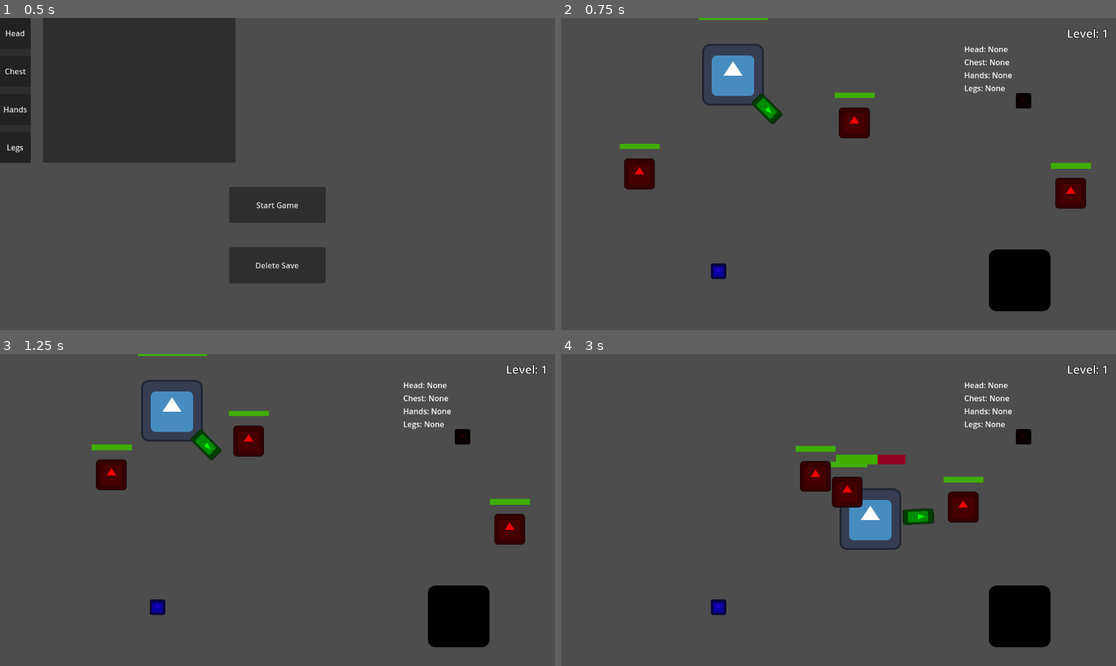
Above: before the commit, frames 1-4 (two rows, left to right).
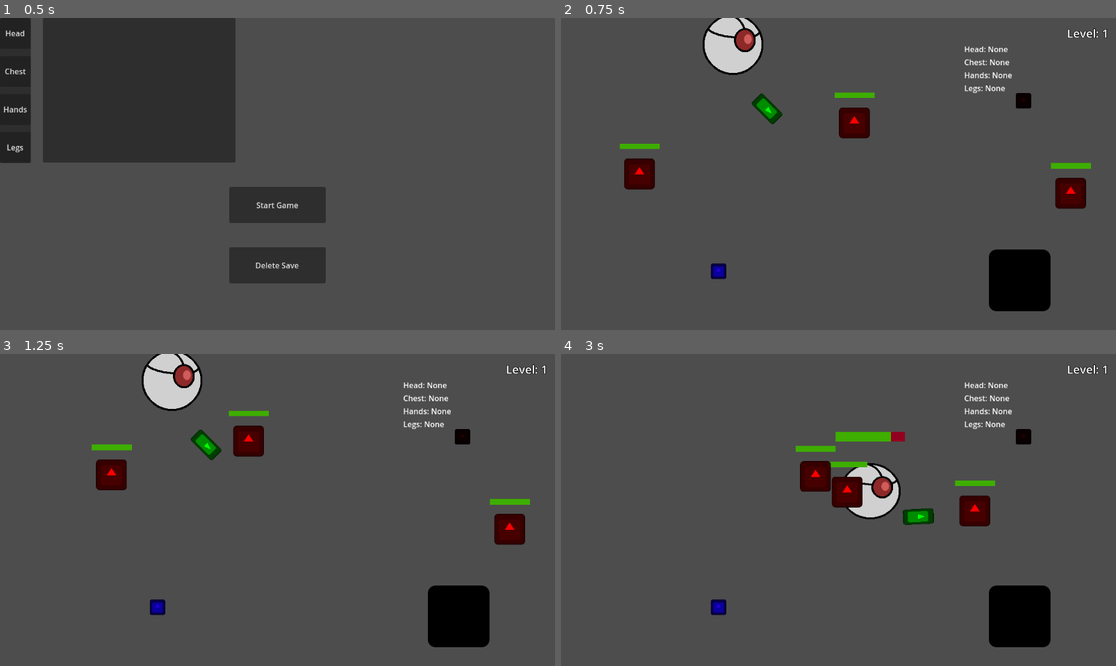
Above: after the commit, the same moments.

Repository: TRushton95/Aberration
Game: Godot game, scene res://app.tscn
Two runs of this game, one before a commit and one after it. Both use one fixed random seed, a clock stepped at 60 frames per second and the inputs below. The engine's default icon, where the game draws it, is replaced by a stand-in: a white triangle on a blue panel in a dark square.
Inputs:
- Up to frame 1 (0.5 s): no input
- Up to frame 2 (0.75 s): click "Start Game" at 0.5 s
- Up to frame 3 (1.25 s): no input
- Up to frame 4 (3 s): tap Enter (attack) at 1.25, 1.35, 2.1, 2.85 s; hold D (move_right) 1.28-2.03 s; hold S (move_down) 2.03-2.78 s; hold D (move_right) from 2.78 s (still down)

Frame 1 is identical in both runs. In frame 2, 2.4% of the frame differs, in the area x 24-38%, y 0-29%; in frame 3, 2.4%; in frame 4, 3.4%, in the area x 49-79%, y 24-63%.

Commit message:
Add player sprite

Diff:
--- a/src/game/entities/player/player.gd
+++ b/src/game/entities/player/player.gd
@@ -6,6 +6,8 @@
 
 @export var _direction_component : DirectionComponent
 
+@onready var _anim_player : AnimationPlayer = $AnimationPlayer
+@onready var _sprite : Sprite2D = $Sprite2D
 @onready var _orb_container : Node = $OrbContainer
 @onready var _weapon : Weapon = $Sword
 
@@ -15,6 +17,8 @@
 	Enums.OrbSlot.HEAD: null,
 	Enums.OrbSlot.HANDS: null
 }
+
+var _prev_direction : Enums.Direction = Enums.Direction.DOWN
 
 
 func _on_health_vital_empty() -> void:
@@ -46,6 +50,11 @@
 	velocity = Vector2(x_movement, y_movement).normalized() * _move_speed
 	move_and_slide()
 
+	if velocity != Vector2.ZERO:
+		_anim_player.play("walking")
+	else:
+		_anim_player.play("RESET")
+
 
 func set_loadout(loadout: Loadout) -> void:
 	var head_orb : Orb = OrbFactory.build(loadout.head_orb)
@@ -64,7 +73,10 @@
 
 
 func _on_direction_component_direction_changed(direction: Enums.Direction) -> void:
-	pass # Replace with function body.
+	if direction == Enums.Direction.LEFT:
+		_sprite.flip_h = true
+	elif direction == Enums.Direction.RIGHT:
+		_sprite.flip_h = false
 
 
 func set_orb_slot(slot: Enums.OrbSlot, new_orb: Orb) -> void:
--- a/src/game/entities/player/player.tscn
+++ b/src/game/entities/player/player.tscn
@@ -1,17 +1,55 @@
-[gd_scene load_steps=9 format=3 uid="uid://bee8iw7q7gjo7"]
+[gd_scene load_steps=12 format=3 uid="uid://bee8iw7q7gjo7"]
 
 [ext_resource type="Script" uid="uid://no8lrb1ai6n8" path="res://game/entities/player/player.gd" id="1_gqtae"]
-[ext_resource type="Texture2D" uid="uid://4dlsvhsi0ihf" path="res://icon.svg" id="2_x4rrl"]
+[ext_resource type="Texture2D" uid="uid://cic6pdluk24em" path="res://game/entities/player/player.png" id="2_v0nmi"]
 [ext_resource type="PackedScene" uid="uid://cdljd7oi2oo3d" path="res://game/entities/weapons/sword/sword.tscn" id="3_x4rrl"]
 [ext_resource type="PackedScene" uid="uid://1xiwrwtqv3y7" path="res://game/entities/components/health_vital/health_vital.tscn" id="4_cjfdk"]
 [ext_resource type="PackedScene" uid="uid://d0l121p6rnfsl" path="res://game/entities/components/direction_component/direction_component.tscn" id="5_oic1i"]
 [ext_resource type="PackedScene" uid="uid://dq82d7qj7s3hy" path="res://game/entities/components/health_bar/health_bar.tscn" id="6_v0nmi"]
 
-[sub_resource type="RectangleShape2D" id="RectangleShape2D_cjfdk"]
-size = Vector2(112, 112)
+[sub_resource type="RectangleShape2D" id="RectangleShape2D_dhej3"]
+size = Vector2(80, 25)
 
 [sub_resource type="RectangleShape2D" id="RectangleShape2D_v0nmi"]
-size = Vector2(144, 144)
+size = Vector2(100, 50)
+
+[sub_resource type="Animation" id="Animation_v0nmi"]
+resource_name = "walking"
+length = 0.5
+step = 0.05
+tracks/0/type = "value"
+tracks/0/imported = false
+tracks/0/enabled = true
+tracks/0/path = NodePath("Sprite2D:scale")
+tracks/0/interp = 1
+tracks/0/loop_wrap = true
+tracks/0/keys = {
+"times": PackedFloat32Array(0, 0.25, 0.5),
+"transitions": PackedFloat32Array(1, 1, 1),
+"update": 0,
+"values": [Vector2(1, 1), Vector2(1, 0.85), Vector2(1, 1)]
+}
+
+[sub_resource type="Animation" id="Animation_dhej3"]
+length = 0.001
+tracks/0/type = "value"
+tracks/0/imported = false
+tracks/0/enabled = true
+tracks/0/path = NodePath("Sprite2D:scale")
+tracks/0/interp = 1
+tracks/0/loop_wrap = true
+tracks/0/keys = {
+"times": PackedFloat32Array(0),
+"transitions": PackedFloat32Array(1),
+"update": 0,
+"values": [Vector2(1, 1)]
+}
+
+[sub_resource type="AnimationLibrary" id="AnimationLibrary_kn1iv"]
+_data = {
+&"RESET": SubResource("Animation_dhej3"),
+&"walking": SubResource("Animation_v0nmi")
+}
 
 [node name="Player" type="CharacterBody2D" node_paths=PackedStringArray("_direction_component", "_health_vital", "_health_bar")]
 collision_mask = 0
@@ -21,10 +59,13 @@
 _health_bar = NodePath("HealthBar")
 
 [node name="Sprite2D" type="Sprite2D" parent="."]
-texture = ExtResource("2_x4rrl")
+position = Vector2(0, -1)
+texture = ExtResource("2_v0nmi")
+offset = Vector2(0, -62)
 
 [node name="CollisionShape2D" type="CollisionShape2D" parent="."]
-shape = SubResource("RectangleShape2D_cjfdk")
+position = Vector2(0, -12)
+shape = SubResource("RectangleShape2D_dhej3")
 
 [node name="Sword" parent="." node_paths=PackedStringArray("_owner") instance=ExtResource("3_x4rrl")]
 position = Vector2(0, -100)
@@ -40,12 +81,22 @@
 collision_mask = 8
 
 [node name="CollisionShape2D" type="CollisionShape2D" parent="PickupArea"]
+position = Vector2(0, -25)
 shape = SubResource("RectangleShape2D_v0nmi")
 debug_color = Color(0, 0.62807, 0.495894, 0.42)
 
 [node name="OrbContainer" type="Node" parent="."]
 
 [node name="HealthBar" parent="." instance=ExtResource("6_v0nmi")]
+offset_left = -72.0
+offset_top = -181.0
+offset_right = 72.0
+offset_bottom = -161.0
+
+[node name="AnimationPlayer" type="AnimationPlayer" parent="."]
+libraries = {
+&"": SubResource("AnimationLibrary_kn1iv")
+}
 
 [connection signal="empty" from="HealthVital" to="." method="_on_health_vital_empty"]
 [connection signal="direction_changed" from="DirectionComponent" to="." method="_on_direction_component_direction_changed"]
Binary file added: src/game/entities/player/player.png
Not shown, added: src/game/entities/player/player.png.import
